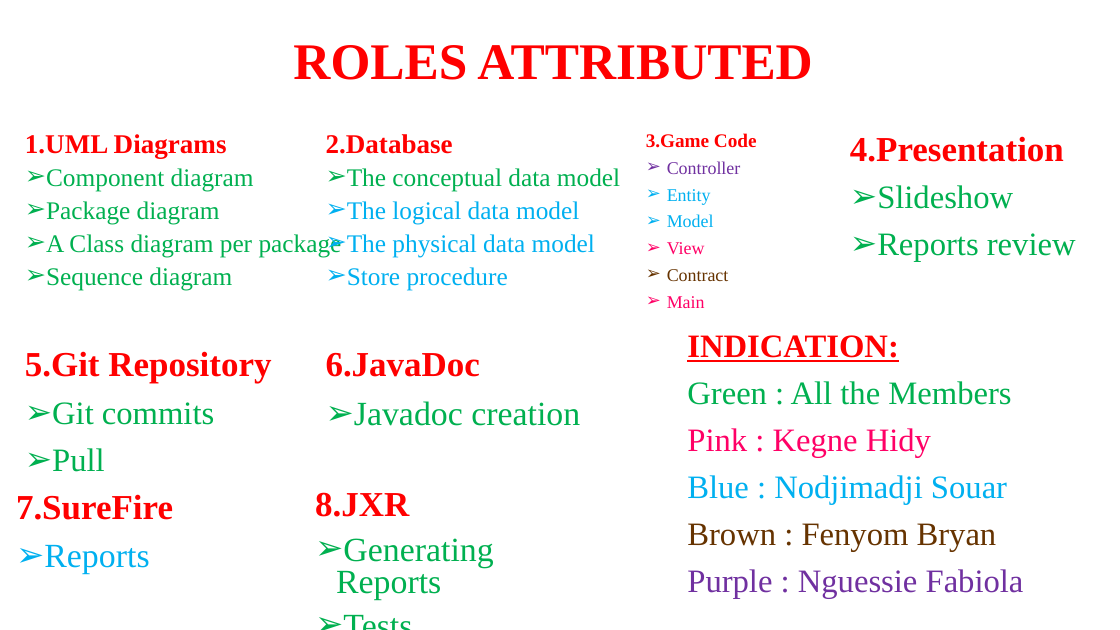
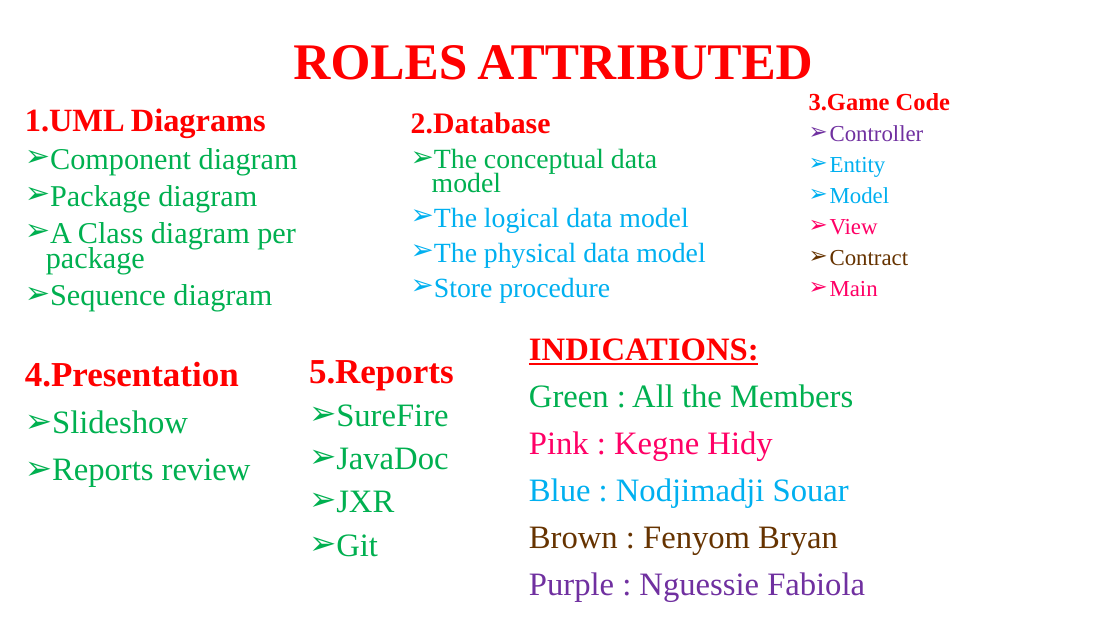
Before and after one commit to NGUESSIE-FABIOLA/BoulderDash, a slide deck: slide 3 of masterpom/PROJET UML.pptx. Drawn at 1120x630 pixels with LibreOffice and Linux fonts; fonts in the diff are those of the drawing. Boxes give left, top, right and bottom in pixels: in the first picture for what was removed or moved away, otherwise in the second. Text is boxed around its words. In the diff, an @@ line names an element or a change of style, - is before the commit and + after.

```diff
--- a/masterpom/PROJET UML.pptx
+++ b/masterpom/PROJET UML.pptx
@@ text "1.UML Diagrams": place and size @@
-text "1.UML Diagrams" at bbox=[25, 134, 342, 291]
+text "1.UML Diagrams" at bbox=[25, 108, 298, 311]
@@ text "1.UML Diagrams" at bbox=[25, 108, 298, 311]: size 23.2 to 27.8 pt in "1.UML Diagrams"; size 21.7 to 25.9 pt in "Component diagram", "Package diagram", "A Class diagram per package", "Sequence diagram" @@
@@ text "2.Database": place and size @@
-text "2.Database" at bbox=[326, 134, 620, 291]
+text "2.Database" at bbox=[411, 112, 705, 302]
@@ text "2.Database" at bbox=[411, 112, 705, 302]: size 23.2 to 25.5 pt in "2.Database"; size 21.7 to 23.8 pt in "The conceptual data model", "The logical data model", "The physical data model", "Store procedure" @@
@@ text "3.Game Code": place and size @@
-text "3.Game Code" at bbox=[646, 133, 757, 308]
+text "3.Game Code" at bbox=[809, 93, 950, 297]
@@ text "3.Game Code" at bbox=[809, 93, 950, 297]: size 16.5 to 21 pt in "3.Game Code"; size 15.4 to 19.6 pt in "Controller", "Entity", "Model", "View" and 2 more places @@
@@ text "INDICATIONS:": place and size @@
-text "INDICATIONS:" at bbox=[687, 335, 1024, 598]
+text "INDICATIONS:" at bbox=[529, 338, 865, 601]
@@ text "4.Presentation": place and size @@
-text "4.Presentation" at bbox=[850, 136, 1076, 262]
+text "4.Presentation" at bbox=[25, 361, 251, 487]
@@ text removed at bbox=[326, 353, 580, 426] @@
-6.JavaDoc
-➢ Javadoc creation
@@ text at bbox=[529, 338, 759, 365]: text changed @@
-INDICATION:
+INDICATIONS:
@@ text at bbox=[309, 360, 454, 557]: text changed; size 30 to 28 pt; text colour #FF0000 to #00B050; bold off @@
-5.Git Repository
-➢ Git commits
-➢ Pull
+5.Reports
+➢ SureFire
+➢ JavaDoc
+➢ JXR
+➢ Git
@@ text removed at bbox=[16, 494, 173, 573] @@
-7.SureFire
-➢ Reports
@@ text removed at bbox=[315, 492, 493, 600] @@
-8.JXR
-➢ Generating Reports
-➢ Tests
```
Also in this commit, not shown: 6 other slides changed, 2 slides added, 1 slide removed.
